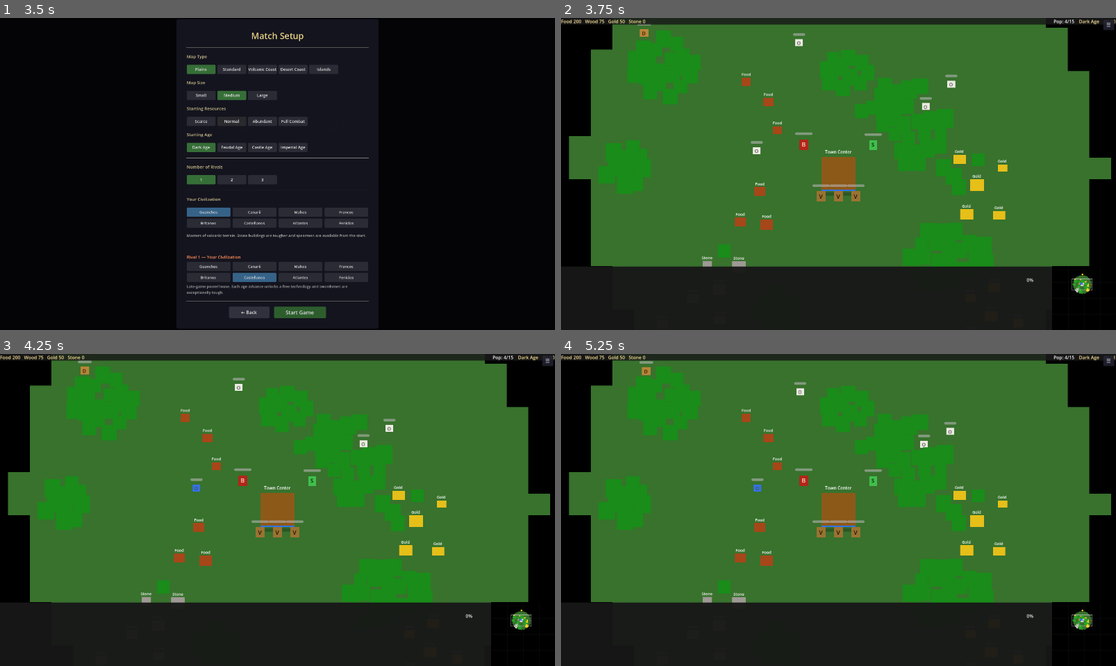
Above: before the commit, frames 1-4 (two rows, left to right).
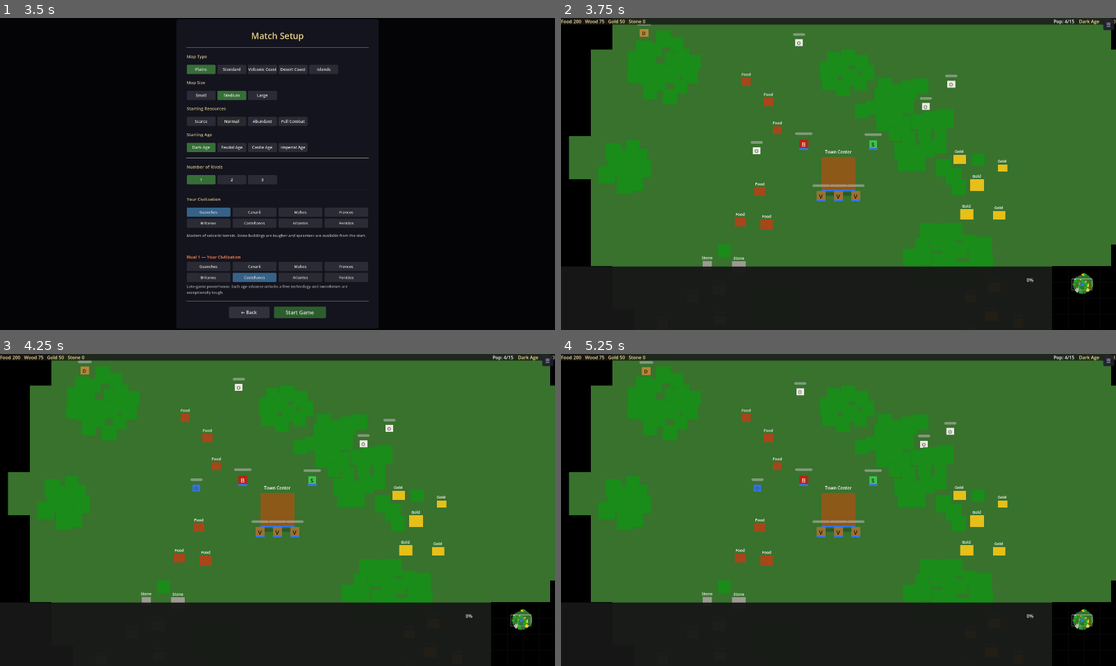
Above: after the commit, the same moments.

Repository: enrimr/rts-game-godot
Game: Godot game, scene res://scenes/game/main_menu.tscn
The game is run twice, just before and just after one commit, with the same random seed, the same clock (stepped at 60 frames per second) and the same inputs.
Inputs:
- Up to frame 1 (3.5 s): click "Play" at 0.5 s; click "Play" at 1.25 s; click "Normal" at 2 s; click "Normal" at 2.75 s
- Up to frame 2 (3.75 s): click "Start Game" at 3.5 s
- Up to frame 3 (4.25 s): no input
- Up to frame 4 (5.25 s): click "☰" at 4.25 s; click "Resume" at 5 s

Frame 1 is identical in both runs. In frame 2, 4.1% of the frame differs, in the area x 42-100%, y 2-88%; in frame 3, 4.1%; in frame 4, 4.1%.
Error before the commit: Parse Error: Could not resolve class "UnitBase". (res://scripts/units/villager.gd:1)

Commit message:
Fix UnitBase parser error: use call() for order_move in order_attack_move
order_move is not defined in UnitBase so a direct call causes a parser
error that prevents the class from resolving. call() defers the lookup
to runtime where the subclass method exists.

Co-Authored-By: Claude Sonnet 4.6 <noreply@anthropic.com>

Diff:
--- a/project/scripts/units/unit_base.gd
+++ b/project/scripts/units/unit_base.gd
@@ -94,7 +94,7 @@
 ## Subclasses' order_move clears _attack_move_active; we re-set it right after.
 func order_attack_move(destination: Vector2) -> void:
 	if has_method("order_move"):
-		order_move(destination)
+		call("order_move", destination)
 	_attack_move_active = true
 
 # Override in subclasses to trigger attack logic.
